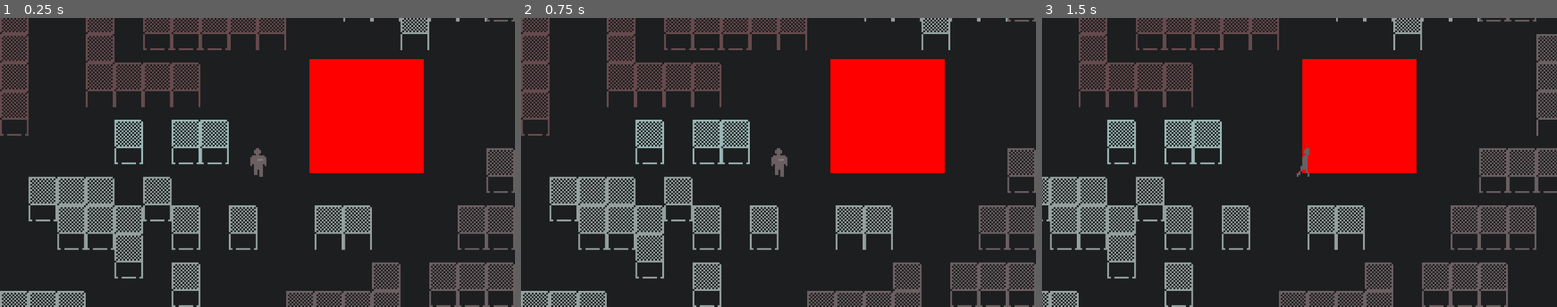
Above: before the commit, frames 1-3 (left to right).
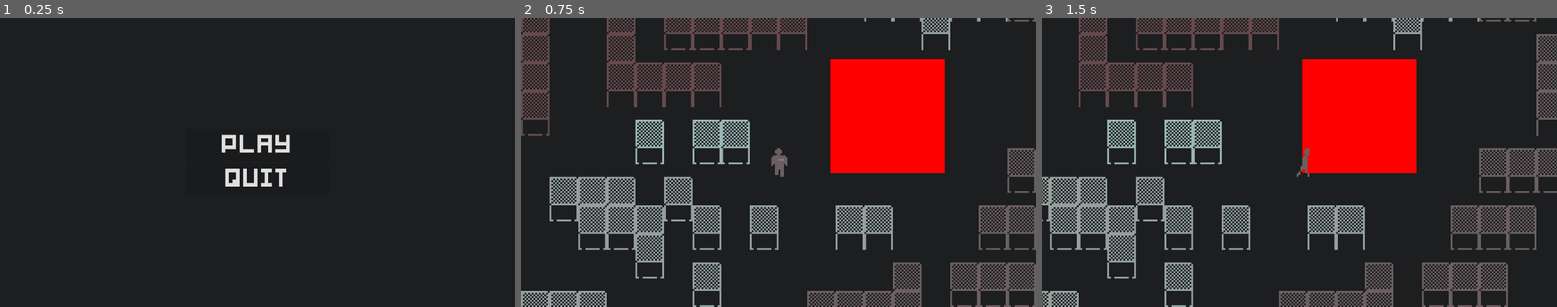
Above: after the commit, the same moments.

Repository: impstudio2024/gwj74
Game: Godot game, scene res://scenes/mainmenu.tscn
The game is run twice, just before and just after one commit, with the same random seed, the same clock (stepped at 60 frames per second) and the same inputs. Before the commit the project starts from res://scenes/polygon_level.tscn. The engine's default icon, where the game draws it, is replaced by a stand-in: a white triangle on a blue panel in a dark square.
Inputs (mouse positions are in pixels of both pictures, inside the frame that each line leads up to):
- Up to frame 1 (0.25 s): no input
- Up to frame 2 (0.75 s): click (778, 145) at 0.5 s, where only the run after the commit has a clickable "PLAY"
- Up to frame 3 (1.5 s): tap Enter (ui_accept) at 1.25 s; hold D (move_right) from 1.28 s (still down)

The runs differ from the first frame. In frame 1, 27% of the frame differs, in the area x 0-100%, y 0-100%; in frame 2, nothing differs; in frame 3, nothing differs.

Commit message:
mainmenu is now main scene

Diff:
--- a/godotwildjam2024_2dtopdownhorror/project.godot
+++ b/godotwildjam2024_2dtopdownhorror/project.godot
@@ -11,7 +11,7 @@
 [application]
 
 config/name="GodotWildJam2024_2DTopDownHorror"
-run/main_scene="res://scenes/polygon_level.tscn"
+run/main_scene="res://scenes/mainmenu.tscn"
 config/features=PackedStringArray("4.3", "GL Compatibility")
 config/icon="res://icon.svg"
 
Not shown: 4 places in godotwildjam2024_2dtopdownhorror/scenes/mainmenu.tscn that only renumber resources
